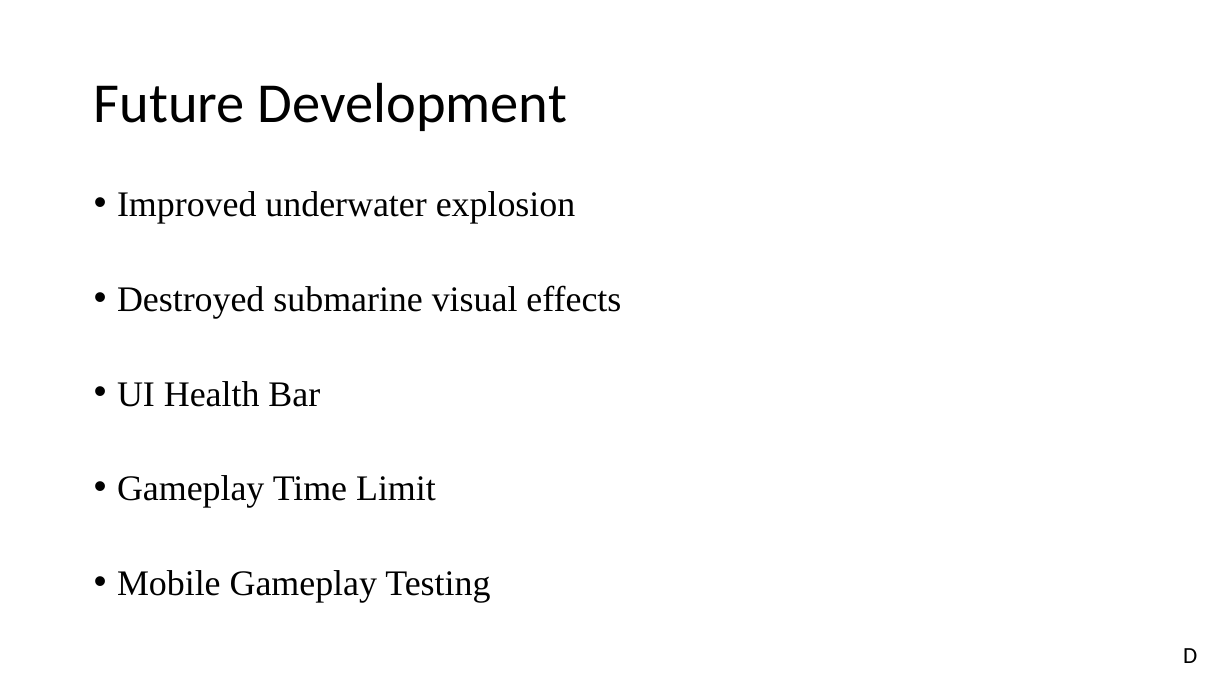
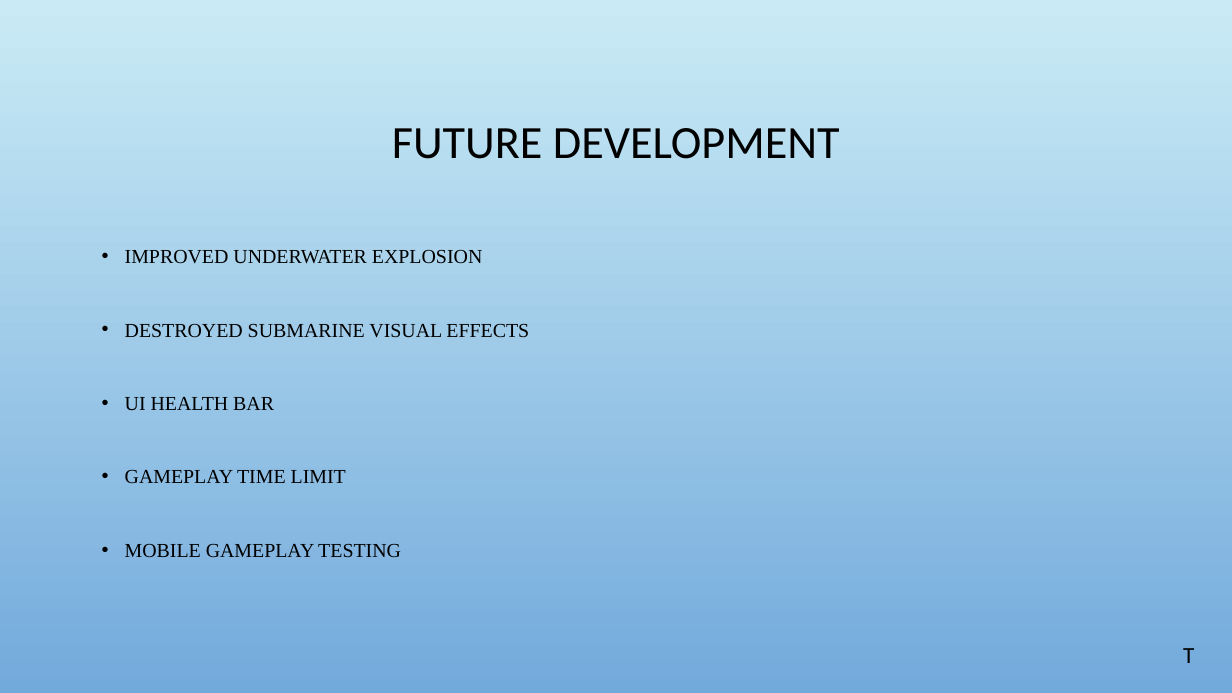
Before and after one commit to UoSGroupProjects1718/dm-bandai-namco-group-9, a slide deck: slide 13 of Presentations/L6 Group 9 Project Masterclass Final Pitch .pptx. Drawn at 1232x693 pixels with LibreOffice and Linux fonts; fonts in the diff are those of the drawing; background and template pictures are left out. Boxes give left, top, right and bottom in pixels: in the first picture for what was removed or moved away, otherwise in the second. Text is boxed around its words. In the diff, an @@ line names an element or a change of style, - is before the commit and + after.

```diff
--- a/Presentations/L6 Group 9 Project Masterclass Final Pitch .pptx
+++ b/Presentations/L6 Group 9 Project Masterclass Final Pitch .pptx
@@ background #FFFFFF to picture (left out) @@
@@ title at [392, 128, 840, 159]: text changed; size 44 to 36 pt @@
-Future Development
+FUTURE DEVELOPMENT
@@ text at [125, 250, 529, 558]: text changed; size 28 to 15.5 pt @@
-• Improved underwater explosion
-• Destroyed submarine visual effects
-• UI Health Bar
-• Gameplay Time Limit
-• Mobile Gameplay Testing
+• IMPROVED UNDERWATER EXPLOSION
+• DESTROYED SUBMARINE VISUAL EFFECTS
+• UI HEALTH BAR
+• GAMEPLAY TIME LIMIT
+• MOBILE GAMEPLAY TESTING
@@ text at [1183, 648, 1194, 663]: text changed @@
-D
+T
```
Also in this commit, not shown: 14 other slides changed.
